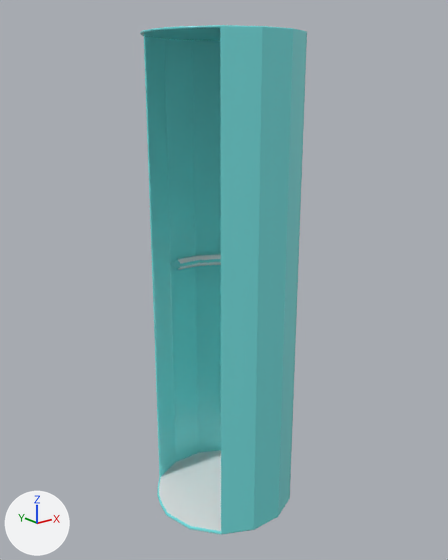
The glTF model public/three-assets/Ascensor_cabina.glb as it was, and as the next commit left it.
Rendered twice from a 50 mm lens placed at (-0.1526, -0.191, 0.181), pointed at (0.0, -0.0002, 0.1047). The lights are fixed; the arrows at lower left show +X, +Y and +Z. Where no turn or scale is listed for an object, it has been applied to the vertices. Vertices at the same position are counted once.

Objects in the first picture: 'Export_habitacion:Cabinas_ascensor'.
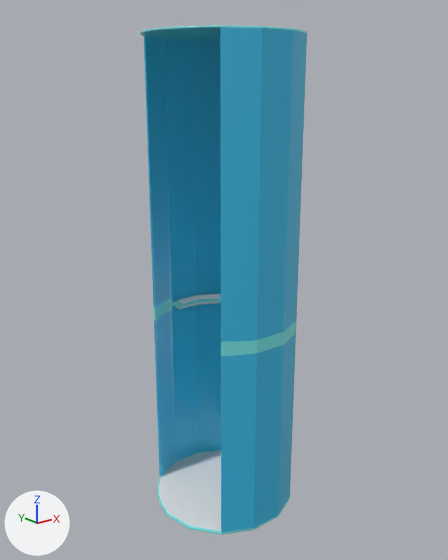
The newer file is also turned or shifted as a whole; pictures and numbers use the older file's frame.

Location of each change, (x1, y1, x2, y2) in pixels of the pictures (448 x 560 px; the box of a moved part takes in the faces that stretch with it):
part 1 of me_export_habitacion_cabinas_ascensor, moved or reshaped: before (152, 156, 298, 426); after (153, 156, 296, 426)
part 2 of me_export_habitacion_cabinas_ascensor, moved or reshaped: before (262, 26, 303, 66); after (242, 26, 307, 68)
part 3 of me_export_habitacion_cabinas_ascensor, recoloured: (144, 27, 307, 533) in both

Patch to the scene script:
```diff
--- a/public/three-assets/Ascensor_cabina.glb.py
+++ b/public/three-assets/Ascensor_cabina.glb.py
@@ mat_materialcabina @@
+mat_materialcabina = principled_material('MaterialCabina')
+mat_materialcabina.base_color = (0.0471, 0.518, 0.812)  # cyan #3dbfe9
+mat_materialcabina.roughness = 0.258
@@ me_export_habitacion_cabinas_ascensor @@
 me_export_habitacion_cabinas_ascensor.from_pydata(...)  # 3332 vertices, 6660 faces; spans x -0.031..0.03, y -0.03..0.03, z -0.097..0.097
 # used by ob_export_habitacion_cabinas_ascensor; location = (-0.0008, -0.0004, 0.102)
+# me_export_habitacion_cabinas_ascensor part 1: 1012 vertices moved from x -0.02..0.03, y -0.03..0.03, z 0.001..0.012 to x -0.02..0.03, y -0.03..0.03, z -0.018..-0.007; 140 vertices removed from x -0.02..0.027, y -0.03..0.03, z 0.001..0.007; 140 vertices added at x -0.02..0.027, y -0.03..0.03, z -0.018..-0.012
+# me_export_habitacion_cabinas_ascensor part 2: 20 vertices moved within x -0.009..0.018, y -0.03..-0.024, z 0.097
+# me_export_habitacion_cabinas_ascensor part 3: 1140 faces spanning x -0.02..0.03, y -0.03..0.03, z -0.096..0.097 switch from mat_export_habitacion_cabina (cyan #7be9e9) to mat_materialcabina (cyan #3dbee9)
 me_export_habitacion_cabinas_ascensor.materials.append(mat_export_habitacion_metal)
```
